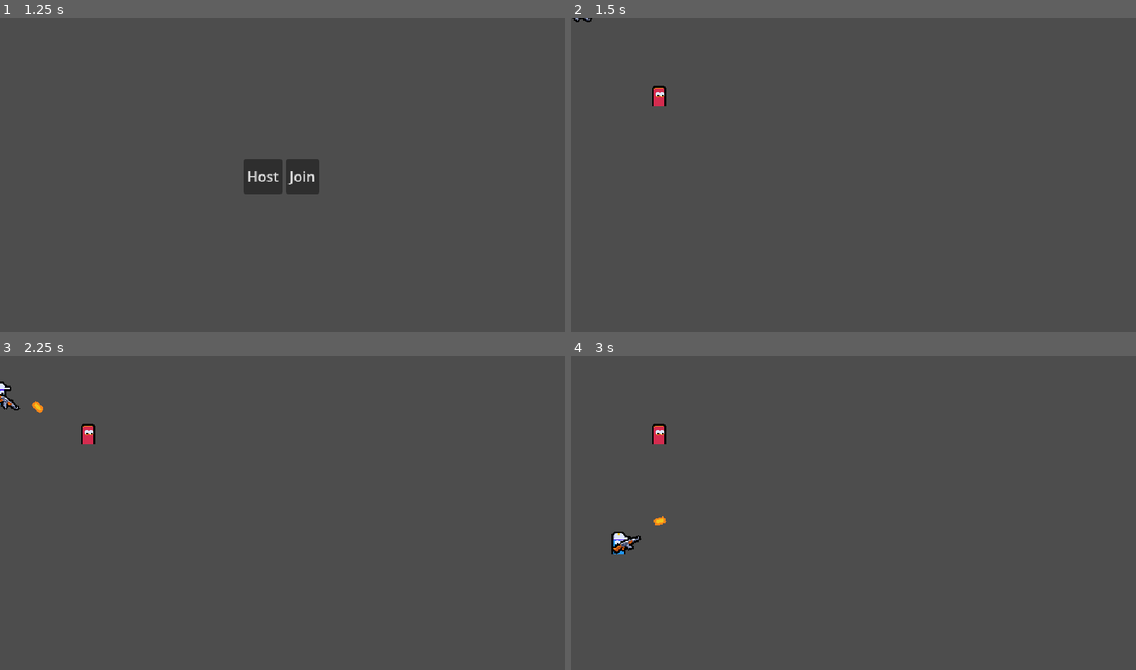
Above: before the commit, frames 1-4 (two rows, left to right).
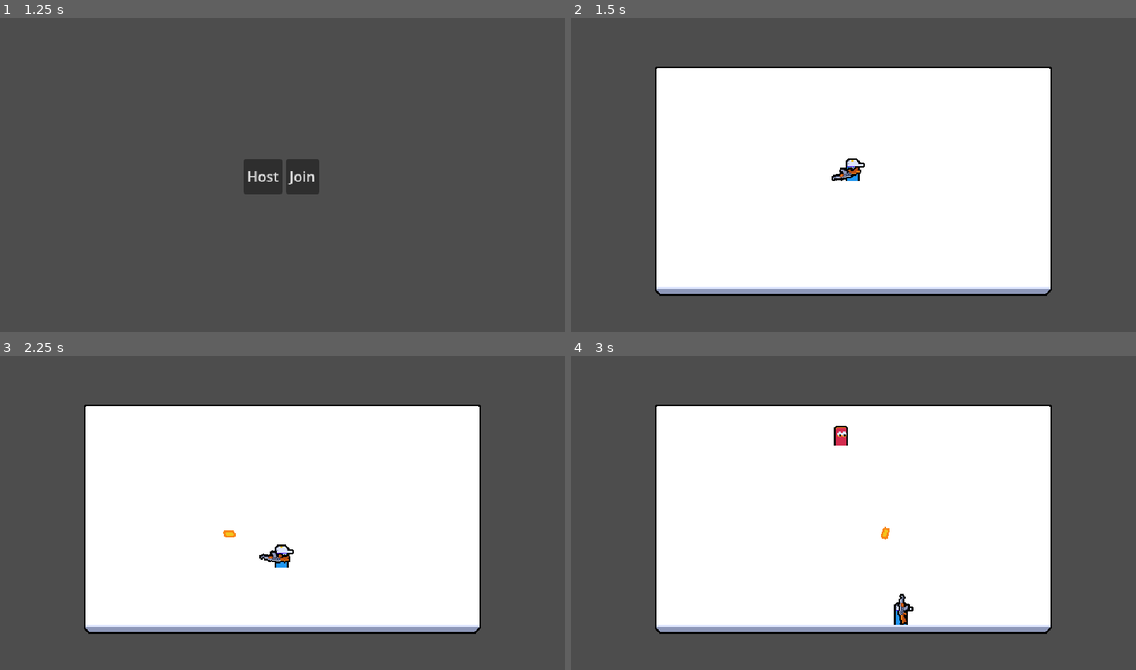
Above: after the commit, the same moments.

Repository: usergaia/top-down-shooter
Game: Godot game, scene res://UI/MainMenu/main_menu.tscn
Two runs of this game, one before a commit and one after it. Both use one fixed random seed, a clock stepped at 60 frames per second and the inputs below.
Inputs (mouse positions are in pixels of both pictures, inside the frame that each line leads up to):
- Up to frame 1 (1.25 s): tap Enter at 0.5 s; move the mouse to (406, 162) at 0.52 s; press the mouse at (406, 162) at 0.53 s; hold D (move_right) from 0.53 s (still down)
- Up to frame 2 (1.5 s): release D (move_right) at 1.25 s; release the mouse at (977, 162) at 1.25 s; click "Host" at 1.25 s
- Up to frame 3 (2.25 s): tap Space at 2 s; move the mouse to (169, 531) at 2.02 s; hold S (move_down) from 2.03 s (still down); click (169, 531) at 2.1 s
- Up to frame 4 (3 s): move the mouse to (910, 443) at 2.77 s; release S (move_down) at 2.78 s; press the mouse at (910, 443) at 2.78 s; hold D (move_right) from 2.78 s (still down)

Frame 1 is identical in both runs. In frame 2, 51% of the frame differs, in the area x 0-86%, y 0-89%; in frame 3, 52%; in frame 4, 52%, in the area x 7-86%, y 15-89%.

Commit message:
feat: Add arena and enemy chase logic

Diff:
--- a/Entities/Enemy/enemy.gd
+++ b/Entities/Enemy/enemy.gd
@@ -1,11 +1,48 @@
 extends CharacterBody2D
 
 @onready var area_2d: Area2D = $Area2D
+@onready var target_acquisition_timer: Timer = $TargetAcquisitionTimer
 
-var enemy_health: int = 5
+var current_health: int = 1
+var target_position: Vector2
 
-func _ready() -> void:
+func _ready():
 	area_2d.area_entered.connect(_on_area_entered)
+	target_acquisition_timer.timeout.connect(_on_target_acquisition_timer_timeout)
+
+	if is_multiplayer_authority():
+		acquire_target()
+
+func _process(delta: float) -> void:
+	if is_multiplayer_authority():
+		velocity = global_position.direction_to(target_position) * 40
+		move_and_slide()
+
+func handle_hit():
+	current_health -= 1
+	if current_health <= 0:
+		queue_free()
+
+func acquire_target():
+	var players = get_tree().get_nodes_in_group("player")
+	var nearest_player: Player
+	var nearest_squared_distance: float
+
+	for player in players:
+		if nearest_player == null:
+			nearest_player = player
+			nearest_squared_distance = nearest_player.global_position\
+				.distance_squared_to(global_position)
+			continue
+
+		var player_squared_distance: float = player.global_position\
+			.distance_squared_to(global_position)
+		if player_squared_distance < nearest_squared_distance:
+			nearest_squared_distance = player_squared_distance
+			nearest_player = player
+
+	if nearest_player != null:
+		target_position = nearest_player.global_position
 
 func _on_area_entered(other_area: Area2D):
 	if !is_multiplayer_authority():
@@ -16,7 +53,6 @@
 		bullet.register_collision()
 		handle_hit()
 
-func handle_hit():
-	enemy_health -= 1
-	if enemy_health <= 0:
-		queue_free()
+func _on_target_acquisition_timer_timeout():
+	if is_multiplayer_authority():
+		acquire_target()
--- a/Entities/Enemy/enemy.tscn
+++ b/Entities/Enemy/enemy.tscn
@@ -15,10 +15,16 @@
 radius = 4.0
 
 [node name="Enemy" type="CharacterBody2D" unique_id=1941046415]
+collision_layer = 0
+motion_mode = 1
 script = ExtResource("1_xugip")
 
 [node name="MultiplayerSynchronizer" type="MultiplayerSynchronizer" parent="." unique_id=87373148]
 replication_config = SubResource("SceneReplicationConfig_xugip")
+
+[node name="TargetAcquisitionTimer" type="Timer" parent="." unique_id=1918415746]
+wait_time = 0.2
+autostart = true
 
 [node name="Area2D" type="Area2D" parent="." unique_id=451620059]
 collision_layer = 0
--- a/Entities/Player/player.tscn
+++ b/Entities/Player/player.tscn
@@ -12,8 +12,9 @@
 
 [sub_resource type="CircleShape2D" id="CircleShape2D_ix6vc"]
 
-[node name="Player" type="CharacterBody2D" unique_id=360653061]
+[node name="Player" type="CharacterBody2D" unique_id=360653061 groups=["player"]]
 collision_layer = 0
+motion_mode = 1
 script = ExtResource("1_mv1ah")
 
 [node name="PlayerInputSynchronizerComponent" parent="." unique_id=1919296244 node_paths=PackedStringArray("aim_root") instance=ExtResource("2_3uyv8")]
--- /dev/null
+++ b/Manager/enemy_manager.gd
@@ -0,0 +1,24 @@
+extends Node
+
+@export var enemy_scene: PackedScene
+@export var enemy_spawn_root: Node
+@export var spawn_rect: ReferenceRect
+
+@onready var spawn_interval_timer: Timer = $SpawnIntervalTimer
+
+func _ready() -> void:
+	spawn_interval_timer.timeout.connect(_on_spawner_interval_timer_timeout)
+
+func _on_spawner_interval_timer_timeout():
+	if is_multiplayer_authority():
+		spawn_enemy()
+
+func spawn_enemy():
+	var enemy = enemy_scene.instantiate() as Node2D
+	enemy.global_position = get_random_spawn_position()
+	enemy_spawn_root.add_child(enemy, true)
+
+func get_random_spawn_position() -> Vector2:
+	var x = randi_range(0, spawn_rect.size.x)
+	var y = randi_range(0, spawn_rect.size.y)
+	return spawn_rect.global_position + Vector2(x,y)
--- /dev/null
+++ b/Manager/enemy_manager.tscn
@@ -0,0 +1,11 @@
+[gd_scene format=3 uid="uid://btbjvdgj51ldv"]
+
+[ext_resource type="Script" uid="uid://cvnhoujkfkhyn" path="res://Manager/enemy_manager.gd" id="1_p5o5n"]
+[ext_resource type="PackedScene" uid="uid://clxyab02sbitr" path="res://Entities/Enemy/enemy.tscn" id="2_6hf6p"]
+
+[node name="EnemyManager" type="Node" unique_id=308494588]
+script = ExtResource("1_p5o5n")
+enemy_scene = ExtResource("2_6hf6p")
+
+[node name="SpawnIntervalTimer" type="Timer" parent="." unique_id=1631711569]
+autostart = true
--- a/main.gd
+++ b/main.gd
@@ -1,25 +1,19 @@
 extends Node
 
 const player_scene: PackedScene = preload("uid://lac80imicgvx")
-const enemy_scene: PackedScene = preload("uid://clxyab02sbitr")
 
+@onready var player_spawn_position: Marker2D = $PlayerSpawnPosition
 @onready var multiplayer_spawner: MultiplayerSpawner = $MultiplayerSpawner
 
 func _ready() -> void:
-
 	multiplayer_spawner.spawn_function = func(data):
 		var player = player_scene.instantiate() as Player
 		player.name = str(data.peer_id)
 		player.input_player_authority = data.peer_id
+		player.global_position = player_spawn_position.global_position
 		return player
 
 	peer_ready.rpc_id(1)
-
-	if is_multiplayer_authority():
-		var enemy = enemy_scene.instantiate() as Node2D
-		enemy.global_position = Vector2.ONE * 100
-		add_child(enemy)
-
 
 @rpc("any_peer", "call_local", "reliable") # this will allow peer_ready to be callable over the networkk
 func peer_ready():
--- a/main.tscn
+++ b/main.tscn
@@ -1,10 +1,75 @@
 [gd_scene format=3 uid="uid://cn8rxx3g3hok6"]
 
 [ext_resource type="Script" uid="uid://bara1hulpfww6" path="res://main.gd" id="1_ig7tw"]
+[ext_resource type="Texture2D" uid="uid://c2so226ncvcp3" path="res://Assets/arena.png" id="2_0xm2m"]
+[ext_resource type="PackedScene" uid="uid://btbjvdgj51ldv" path="res://Manager/enemy_manager.tscn" id="2_h2yge"]
+
+[sub_resource type="RectangleShape2D" id="RectangleShape2D_h2yge"]
+size = Vector2(32, 300)
+
+[sub_resource type="RectangleShape2D" id="RectangleShape2D_1bvp3"]
+size = Vector2(500, 32)
 
 [node name="Main" type="Node" unique_id=567993956]
 script = ExtResource("1_ig7tw")
 
+[node name="EnemyManager" parent="." unique_id=308494588 node_paths=PackedStringArray("enemy_spawn_root", "spawn_rect") instance=ExtResource("2_h2yge")]
+enemy_spawn_root = NodePath("..")
+spawn_rect = NodePath("../SpawnRect")
+
 [node name="MultiplayerSpawner" type="MultiplayerSpawner" parent="." unique_id=251415783]
 _spawnable_scenes = PackedStringArray("uid://0aqqgp0vrrdj", "uid://clxyab02sbitr")
 spawn_path = NodePath("..")
+
+[node name="PlayerSpawnPosition" type="Marker2D" parent="." unique_id=1486322172]
+position = Vector2(320, 185)
+metadata/_edit_lock_ = true
+
+[node name="Arena" type="Sprite2D" parent="." unique_id=2096092745]
+position = Vector2(320, 185)
+texture = ExtResource("2_0xm2m")
+metadata/_edit_lock_ = true
+
+[node name="SpawnRect" type="ReferenceRect" parent="." unique_id=1080854027]
+custom_minimum_size = Vector2(414, 216)
+offset_left = 113.0
+offset_top = 73.0
+offset_right = 527.0
+offset_bottom = 289.0
+mouse_filter = 2
+metadata/_edit_lock_ = true
+
+[node name="StaticBodies" type="Node2D" parent="." unique_id=611944970]
+visible = false
+
+[node name="StaticBody2D" type="StaticBody2D" parent="StaticBodies" unique_id=1680506390]
+position = Vector2(79, 179)
+collision_mask = 0
+
+[node name="CollisionShape2D" type="CollisionShape2D" parent="StaticBodies/StaticBody2D" unique_id=1508007474]
+shape = SubResource("RectangleShape2D_h2yge")
+metadata/_edit_lock_ = true
+
+[node name="StaticBody2D2" type="StaticBody2D" parent="StaticBodies" unique_id=1571199408]
+position = Vector2(561, 190)
+collision_mask = 0
+
+[node name="CollisionShape2D" type="CollisionShape2D" parent="StaticBodies/StaticBody2D2" unique_id=815032597]
+shape = SubResource("RectangleShape2D_h2yge")
+metadata/_edit_lock_ = true
+
+[node name="StaticBody2D3" type="StaticBody2D" parent="StaticBodies" unique_id=1565761077]
+position = Vector2(312, 39)
+collision_mask = 0
+
+[node name="CollisionShape2D" type="CollisionShape2D" parent="StaticBodies/StaticBody2D3" unique_id=136956014]
+shape = SubResource("RectangleShape2D_1bvp3")
+metadata/_edit_lock_ = true
+
+[node name="StaticBody2D4" type="StaticBody2D" parent="StaticBodies" unique_id=1836534621]
+position = Vector2(310, 321)
+collision_mask = 0
+
+[node name="CollisionShape2D" type="CollisionShape2D" parent="StaticBodies/StaticBody2D4" unique_id=1981944032]
+shape = SubResource("RectangleShape2D_1bvp3")
+metadata/_edit_lock_ = true
--- a/project.godot
+++ b/project.godot
@@ -54,6 +54,7 @@
 
 [layer_names]
 
+2d_physics/layer_1="terrain"
 2d_physics/layer_9="bullet"
 
 [physics]
Binary file added: Assets/arena.png
Not shown, added: Assets/arena.png.import
Not shown, added: Manager/enemy_manager.gd.uid
